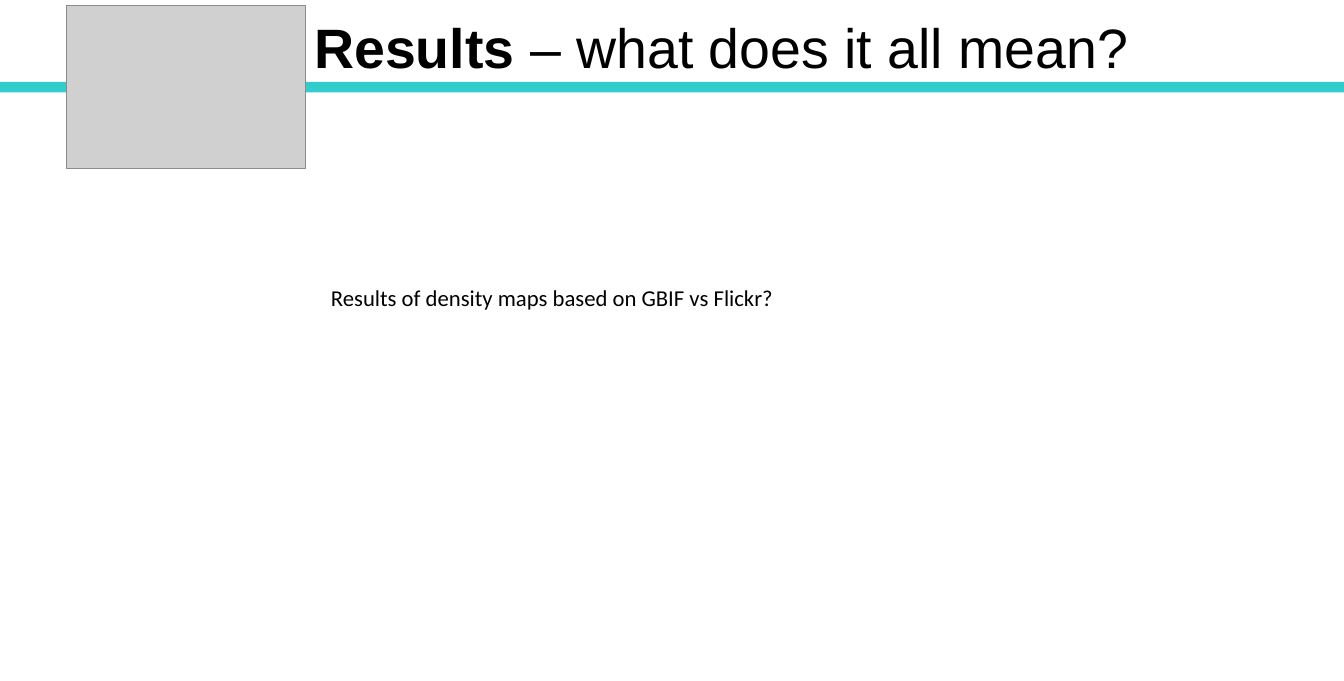
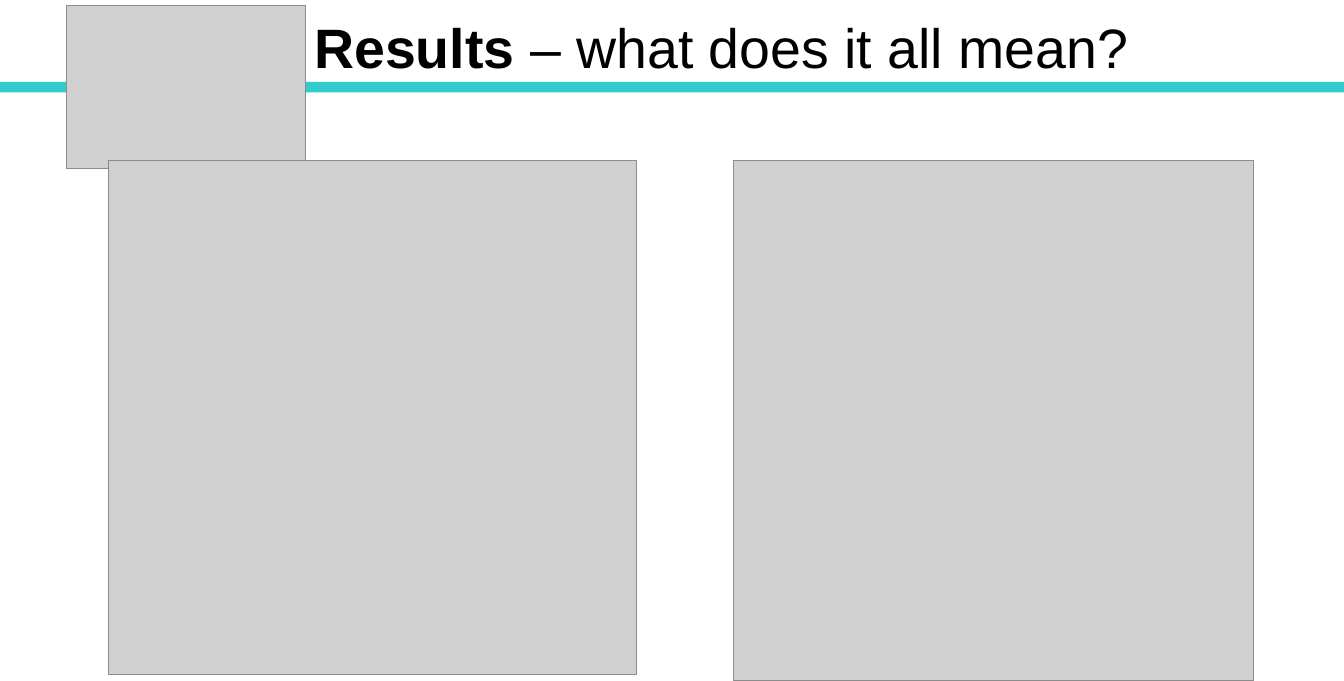
Before and after one commit to ourcodingclub/SEECC-workshop, a slide deck: slide 8 of SEECC_Coding.pptx. Drawn at 1344x681 pixels with LibreOffice and Linux fonts; fonts in the diff are those of the drawing; grey boxes stand for pictures. Boxes give left, top, right and bottom in pixels: in the first picture for what was removed or moved away, otherwise in the second. Text is boxed around its words. In the diff, an @@ line names an element or a change of style, - is before the commit and + after.

```diff
--- a/SEECC_Coding.pptx
+++ b/SEECC_Coding.pptx
@@ picture added at <box>109,161,637,675</box> @@
@@ picture added at <box>734,161,1255,681</box> @@
@@ text removed at <box>331,290,773,310</box> @@
-Results of density maps based on GBIF vs Flickr?
```
Also in this commit, not shown: 1 other slide changed, 1 slide added.
